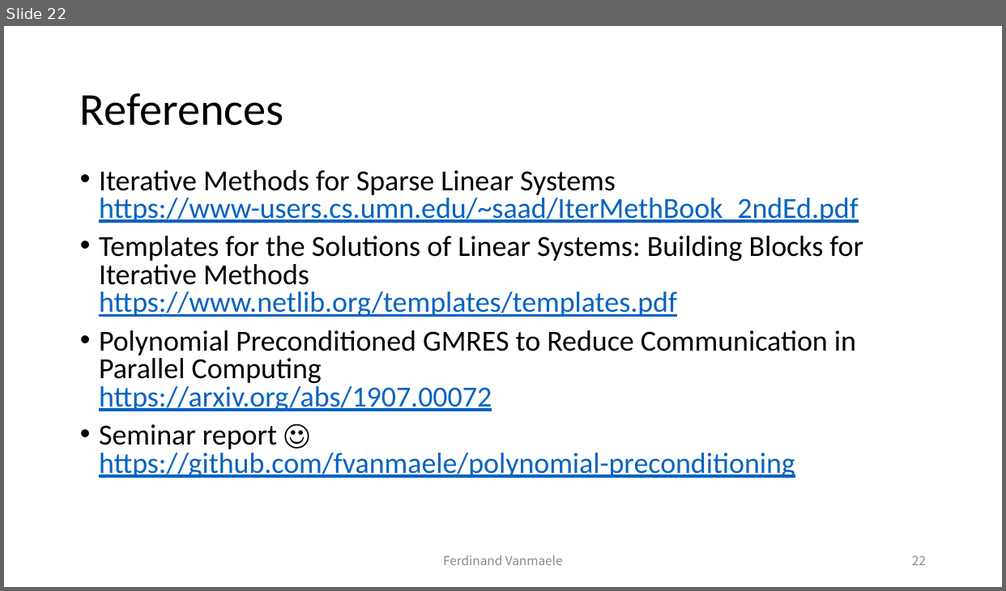
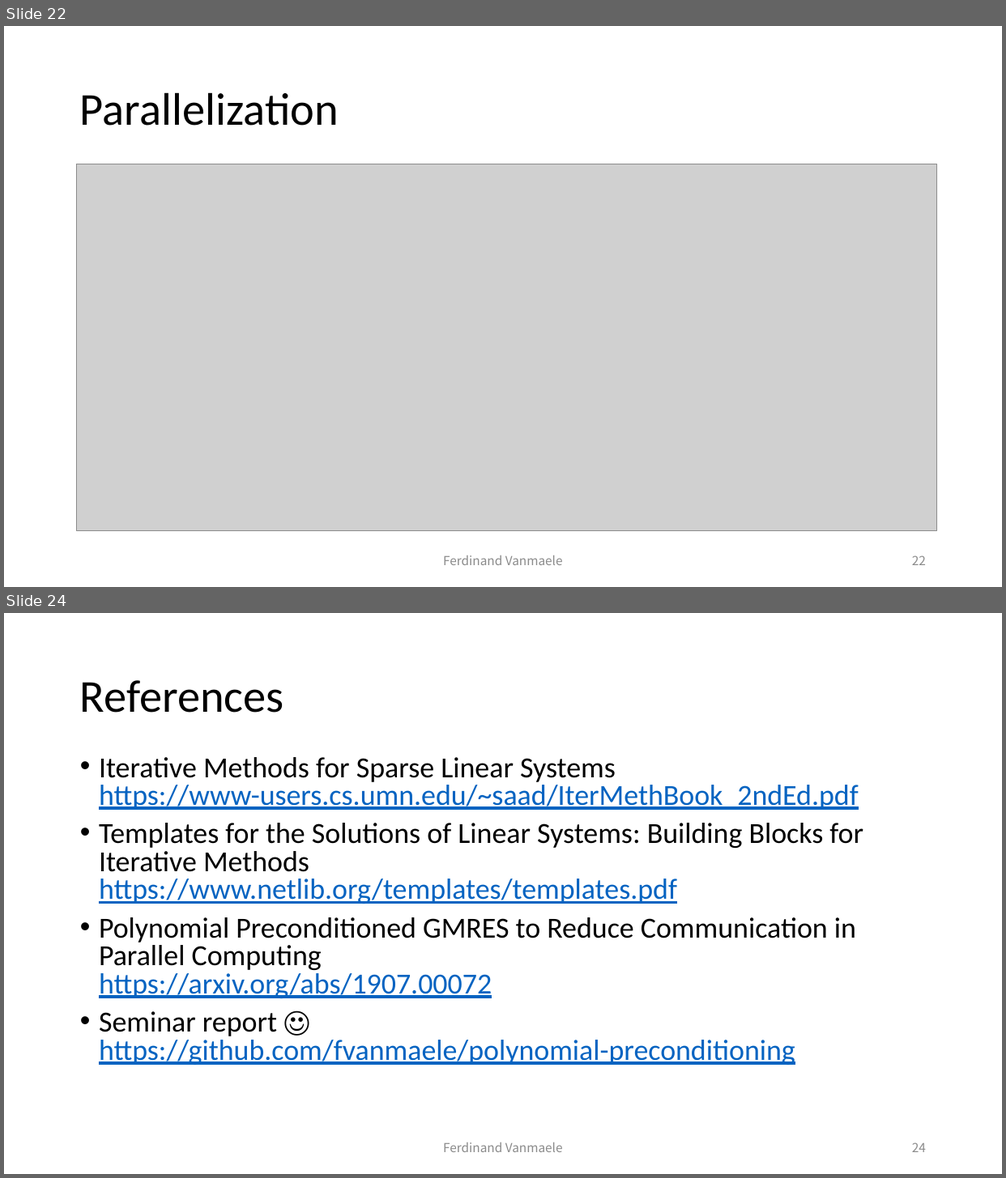
Before and after one commit to fvanmaele/polynomial-preconditioning, a slide deck: presentation.pptx. Shown one above the other, each under a label of ours: slide 22 before the commit, slides 22 and 24 after it; the slides between them are not shown. The pictures are 1006x591 and 1006x1178 pixels, drawn with LibreOffice and Linux fonts; fonts in the diff are those of the drawing; grey boxes stand for pictures. Boxes give left, top, right and bottom in pixels: in the first picture for what was removed or moved away, otherwise in the second. Text is boxed around its words. In the diff, an @@ line names an element or a change of style, - is before the commit and + after.

```diff
--- a/presentation.pptx
+++ b/presentation.pptx
@@ slide 22 added at box(4, 26, 1002, 587), background #FFFFFF @@
@@ title added at box(80, 92, 339, 126), 44 pt, text #000000 @@
+Parallelization
@@ picture added at box(77, 165, 938, 531) @@
@@ text added at box(443, 556, 563, 565), 12 pt, text #8C8C8C @@
+Ferdinand Vanmaele
@@ page number added at box(912, 556, 926, 565), 12 pt, text #8C8C8C @@
+22
@@ what was slide 22 is now slide 24 @@
@@ page number at box(912, 1143, 926, 1152): text changed @@
-22
+24
```
Also in this commit, not shown: 9 slides changed, 1 other slide added, 9 other files.
